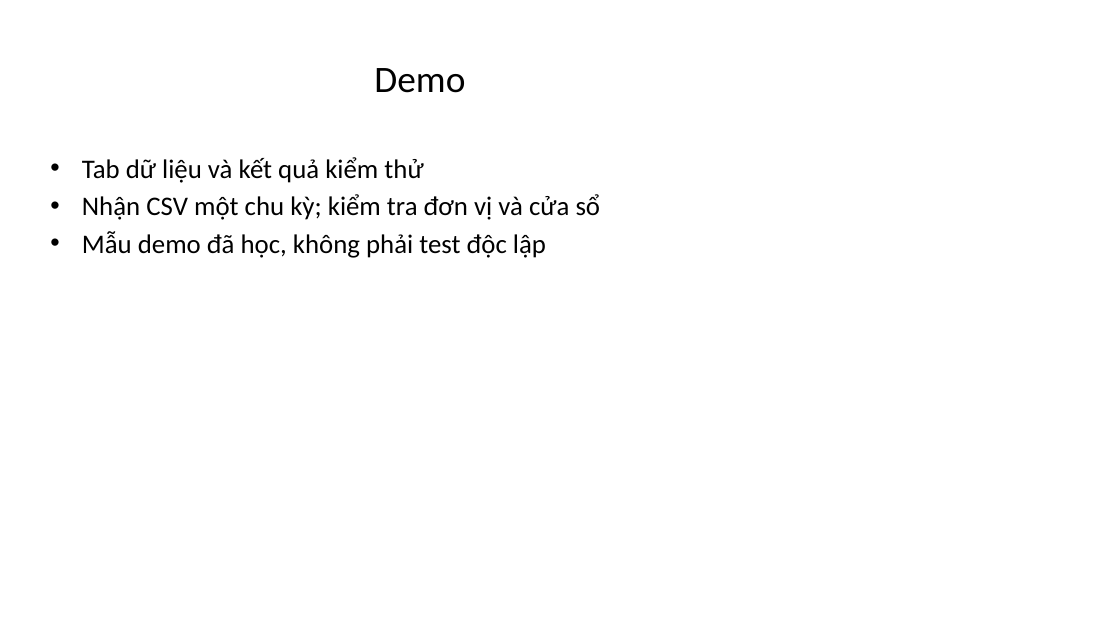
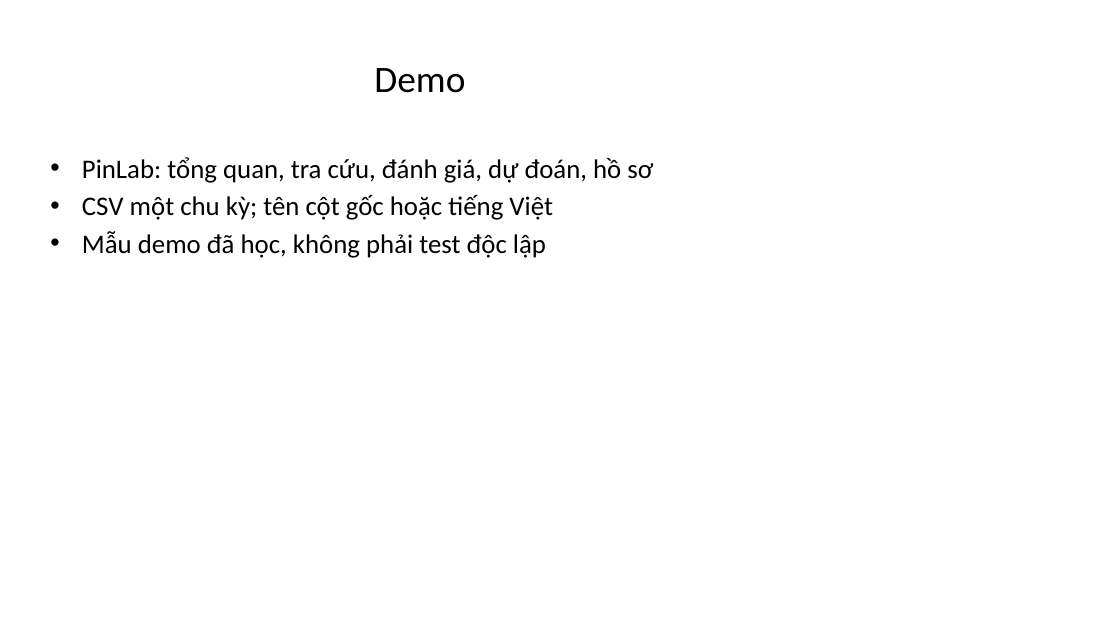
Before and after one commit to VanDuy266/KHOA-LUAN-TOT-NGHIEP, a slide deck: slide 10 of docs/slide-bao-ve.pptx. Drawn at 1120x630 pixels with LibreOffice and Linux fonts; fonts in the diff are those of the drawing. Boxes give left, top, right and bottom in pixels: in the first picture for what was removed or moved away, otherwise in the second. Text is boxed around its words. In the diff, an @@ line names an element or a change of style, - is before the commit and + after.

Commit message:
Giao diện tiếng Việt phục vụ tra cứu dữ liệu pin và so sánh kết quả mô hình

```diff
--- a/docs/slide-bao-ve.pptx
+++ b/docs/slide-bao-ve.pptx
@@ text at (x1=82, y1=157, x2=653, y2=220): text changed @@
-• Tab dữ liệu và kết quả kiểm thử
-• Nhận CSV một chu kỳ; kiểm tra đơn vị và cửa sổ
+• PinLab: tổng quan, tra cứu, đánh giá, dự đoán, hồ sơ
+• CSV một chu kỳ; tên cột gốc hoặc tiếng Việt
```
Also in this commit, not shown: 33 other files.
